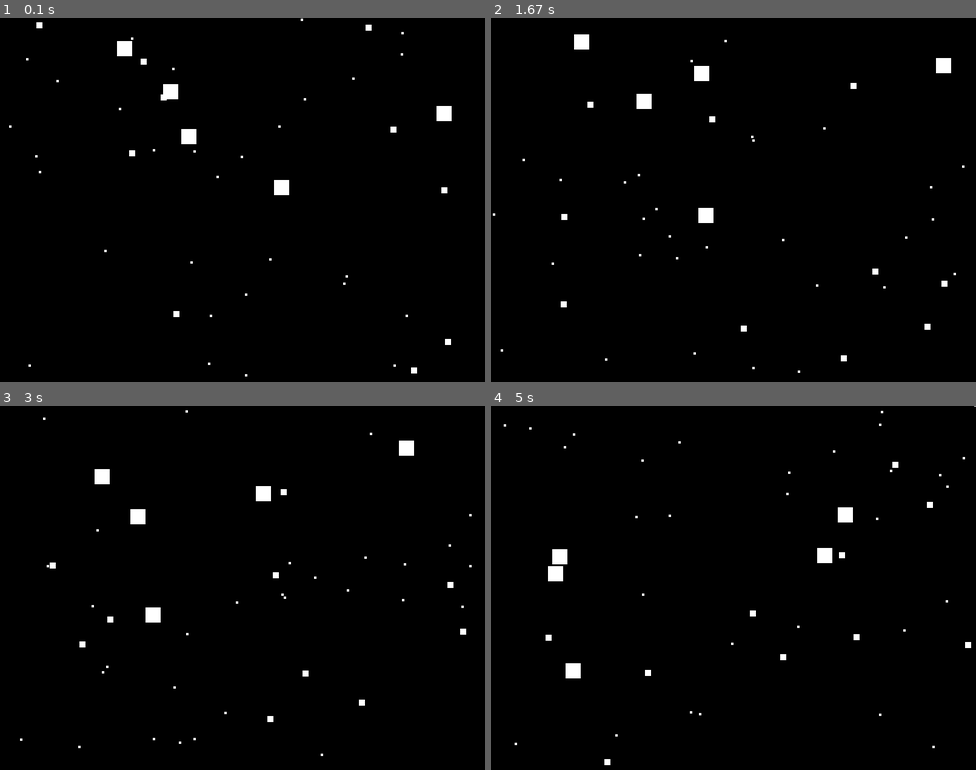
Above: before the commit, frames 1-4 (two rows, left to right).
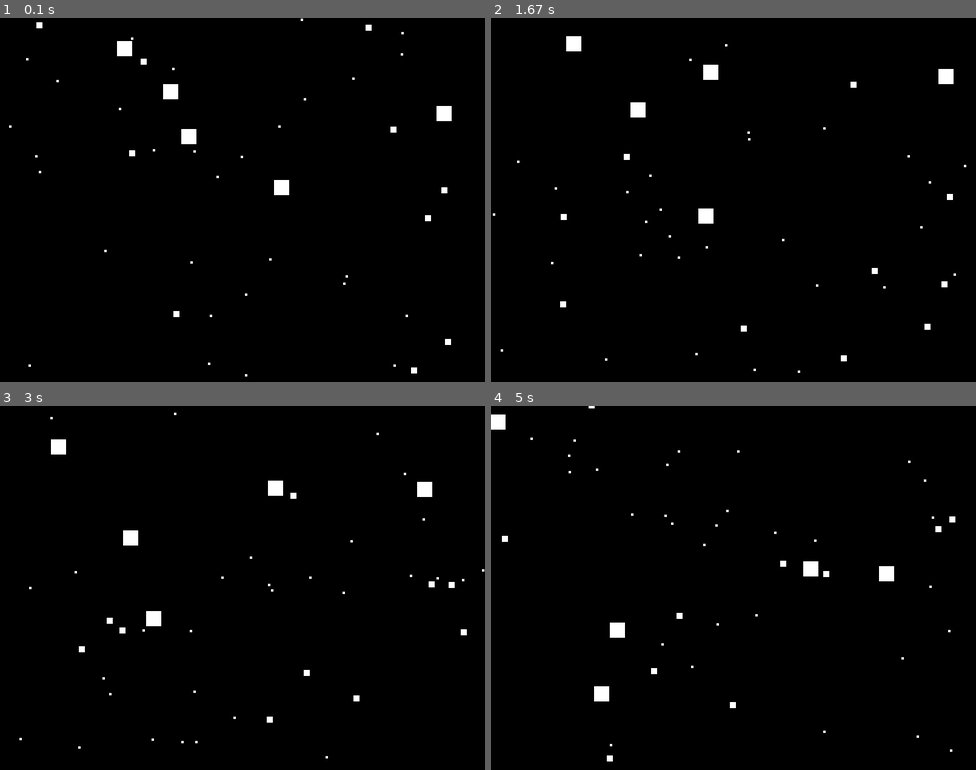
Above: after the commit, the same moments.

Repository: victor-oganwo/lab8-pygame
Game: pygame game, started from main.py
Same seed, same stepped clock (60 frames per second), same inputs: the game is played once before the commit and once after it.
Inputs:
- Up to frame 1 (0.1 s): no input
- Up to frame 2 (1.67 s): no input
- Up to frame 3 (3 s): no input
- Up to frame 4 (5 s): no input

The runs differ from the first frame. In frame 1, less than 0.1% of the frame differs, in the area x 33-89%, y 21-56%; in frame 2, 0.9%; in frame 3, 1.5%; in frame 4, 1.9%, in the area x 0-100%, y 0-99%.

Commit message:
exam: q5 - eating

Diff:
--- a/main.py
+++ b/main.py
@@ -63,6 +63,23 @@
     return rect_a.colliderect(rect_b)
 
 
+def find_eaten_square_ids(squares: List[Square]) -> set[int]:
+    eaten_ids: set[int] = set()
+
+    for index, square in enumerate(squares):
+        for other in squares[index + 1:]:
+            if square.size == other.size:
+                continue
+            if not check_collision(square, other):
+                continue
+
+            # The smaller square loses the collision and gets respawned.
+            smaller = square if square.size < other.size else other
+            eaten_ids.add(id(smaller))
+
+    return eaten_ids
+
+
 def compute_max_speed(size: int) -> float:
     size_range = MAX_SQUARE_SIZE - MIN_SQUARE_SIZE
     if size_range == 0:
@@ -300,7 +317,15 @@
 
         updated_squares.append(square)
 
-    return updated_squares
+    eaten_ids = find_eaten_square_ids(updated_squares)
+    if not eaten_ids:
+        return updated_squares
+
+    # I respawn eaten squares with their same size so the starting mix stays balanced.
+    return [
+        create_random_square(square.size) if id(square) in eaten_ids else square
+        for square in updated_squares
+    ]
 
 
 def draw_scene(screen: pygame.Surface, squares: List[Square]) -> None:
Not shown, changed: MY_EXAM.md
